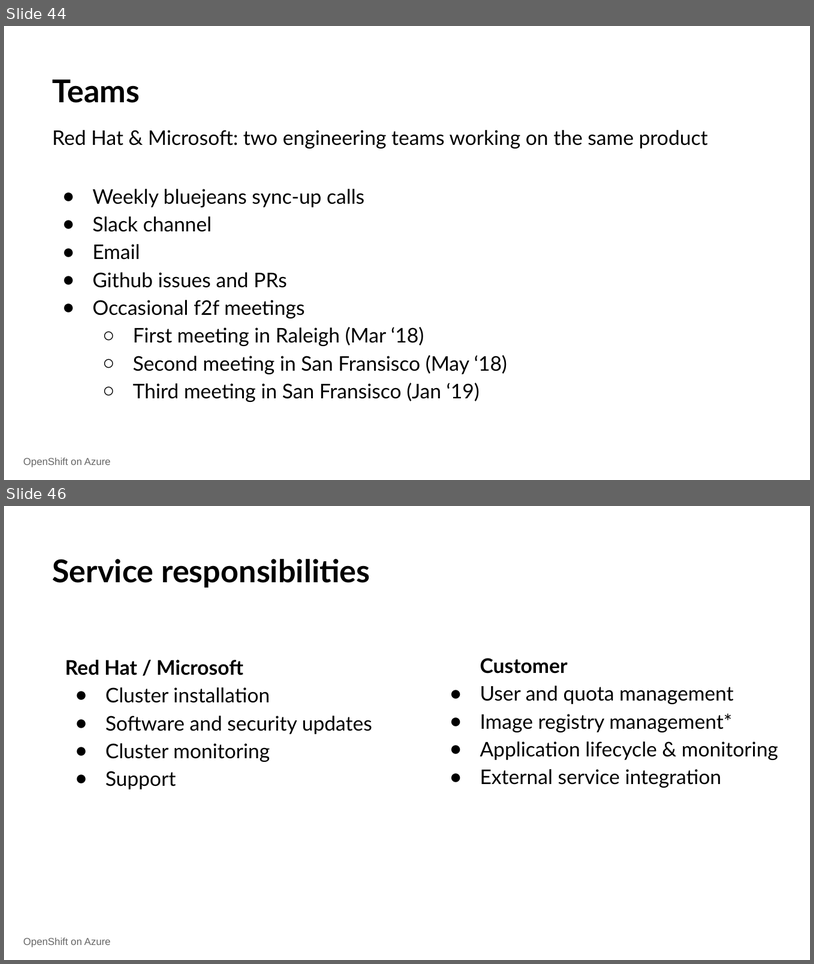
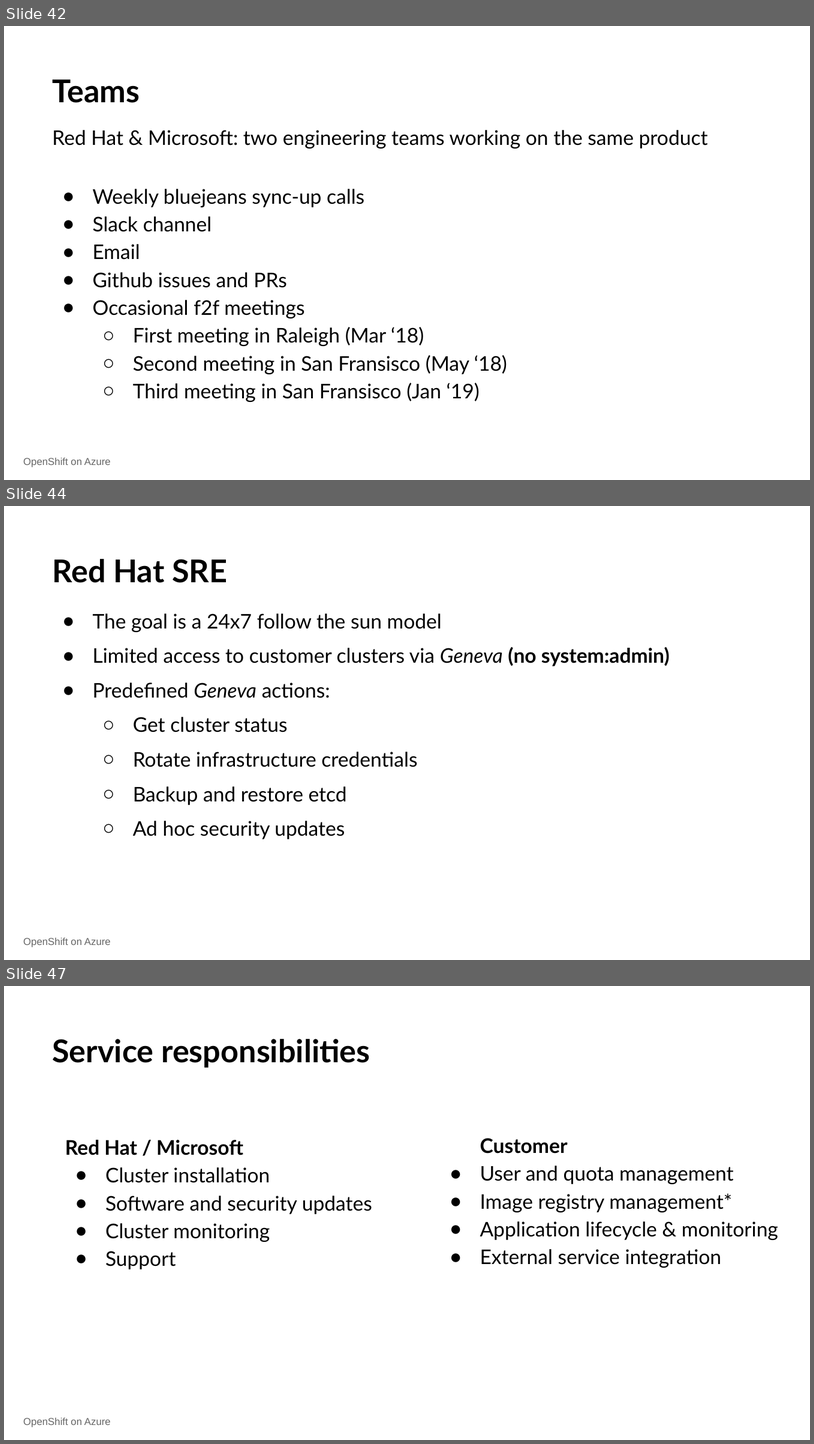
Before and after one commit to 0xmichalis/talks, a slide deck: 2019_brno_devconf/osa.odp. Shown one above the other, each under a label of ours: slides 44 and 46 before the commit, slides 42, 44 and 47 after it; the slides between them are not shown. The pictures are 814x964 and 814x1444 pixels, drawn with LibreOffice and Linux fonts; fonts in the diff are those of the drawing; background and template pictures are left out. Boxes give left, top, right and bottom in pixels: in the first picture for what was removed or moved away, otherwise in the second. Text is boxed around its words. In the diff, an @@ line names an element or a change of style, - is before the commit and + after.

```diff
--- a/2019_brno_devconf/osa.odp
+++ b/2019_brno_devconf/osa.odp
@@ slide 44 added at <box>4,506,810,960</box>, background picture (left out); not listed: 1 template element that a slide beside it also shows @@
@@ text added at <box>52,559,227,583</box>, 28 pt, text #000000, bold @@
+Red Hat SRE
@@ text added at <box>93,613,670,839</box>, 18 pt, text #000000 @@
+● The goal is a 24x7 follow the sun model
+● Limited access to customer clusters via Geneva (no system:admin)
+● Predefined Geneva actions:
+  ○ Get cluster status
+  ○ Rotate infrastructure credentials
+  ○ Backup and restore etcd
+  ○ Ad hoc security updates
@@ what was slide 44 is now slide 42 @@
@@ what was slide 46 is now slide 47 @@
```
Also in this commit, not shown: 4 slides changed, 2 other slides added, 2 slides removed.
